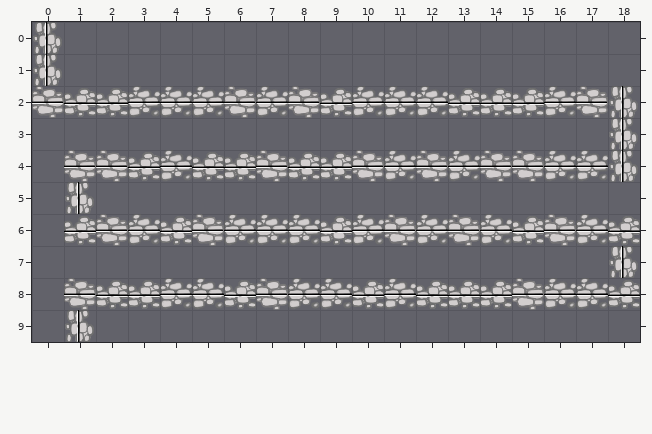
One commit to this Tiled map: assets/maps/iphone.tmx. The first picture shows the starting point.
Cells are 32x32 px. Shown: x 0..18, y 0..9.
After the commit:
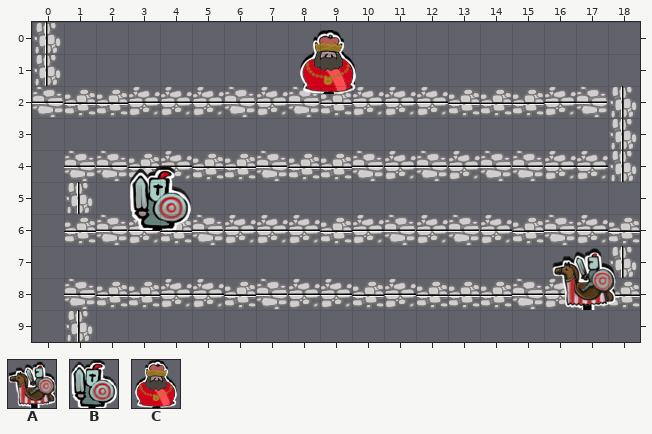
Key: from "Mobs": A 0 "knightOnHorse", B 1 "knight", C 2 "king".
Objects are placed by their top-left corner, in cells (3,4 is the top-left corner of cell 3,4); size is 1x1 cell unless given.
Message: mobs on screen, loaded from tiled map
Edits made:
--- layer "mobs" (added)
+C "MOB_KING" at 8.2,0.2 size 2x2
+B "MOB_KNIGHT" at 3,4.5 size 2x2
+A "MOB_HORSE" at 16.2,7 size 2x2
Pixel boxes of the changes (left, top, right, bottom) in both pictures:
added: (300, 30, 356, 94)
added: (130, 166, 191, 230)
added: (552, 248, 616, 310)
